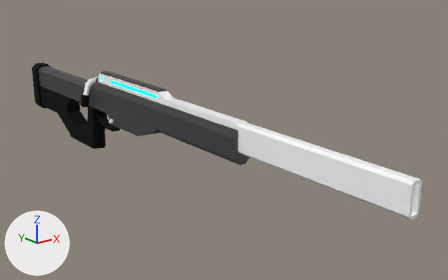
A saved change to the Blender file ProtoSniper.blend.
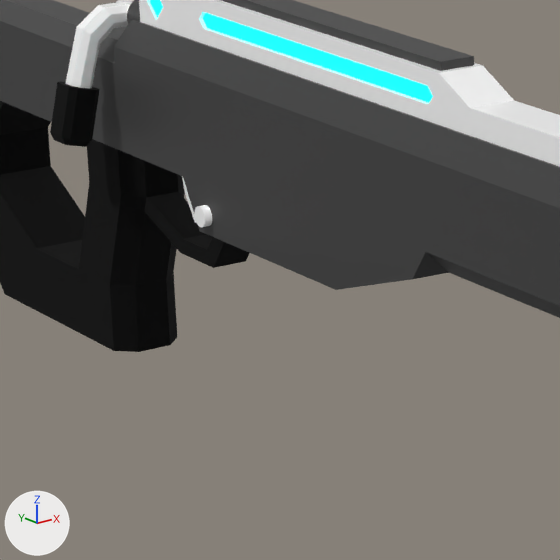
Each version is shown whole from a camera (50 mm lens) standing at (-7.91, -11.56, 3.5) and looking at (1.21, -0.16, -1.07), then close up on the part from 16% to 41% of the width and 28% to 68% of the height. The lights are fixed; the arrows at lower left show +X, +Y and +Z.

Before the edit, the objects in view are built like this:
```python
me_chamber = bpy.data.meshes.new('Chamber')
me_chamber.from_pydata(...)  # 206 vertices, 164 faces; spans x -0.54..0.11, y 2.06..4.09, z -0.7..0.11
# faces by material slot: [64, 37, 63]
me_chamber.materials.append(mat_base)  # dark grey #4c4c4c
me_chamber.materials.append(mat_handle)  # black #000000
me_chamber.materials.append(mat_slide)  # white #ffffff
me_magrelease = bpy.data.meshes.new('MagRelease')
me_magrelease.from_pydata(...)  # a 32-sided cylinder along x spanning x -0.252..0.252, y 2.835..2.951, z -1.061..-0.944
for i in [*range(0, 30), 31, 32]: me_magrelease.polygons[i].use_smooth = True
me_magrelease.materials.append(mat_slide)  # white #ffffff
me_protosniper = bpy.data.meshes.new('ProtoSniper')
me_protosniper.from_pydata(...)  # 427 vertices, 402 faces; spans x -0.26..0.26, y -6.43..8.03, z -2.09..0.22
# faces by material slot: [104, 144, 12, 142]
me_protosniper.materials.append(mat_slide)  # white #ffffff
me_protosniper.materials.append(mat_base)  # dark grey #4c4c4c
me_protosniper.materials.append(mat_glow)  # cyan #00ffff
me_protosniper.materials.append(mat_handle)  # black #000000
ob_chamber = bpy.data.objects.new('Chamber', me_chamber)
ob_chamber.location = (0.0, 0.0, -0.091)
ob_magrelease = bpy.data.objects.new('MagRelease', me_magrelease)
ob_magrelease.location = (0.0, 0.0, 0.0)
ob_protosniper = bpy.data.objects.new('ProtoSniper', me_protosniper)
ob_protosniper.location = (0.0, 0.0, 0.0)
```
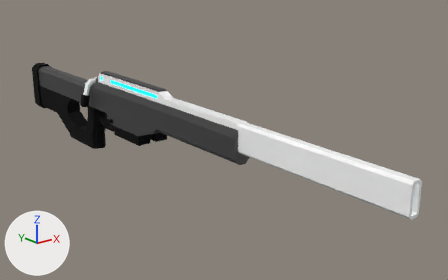
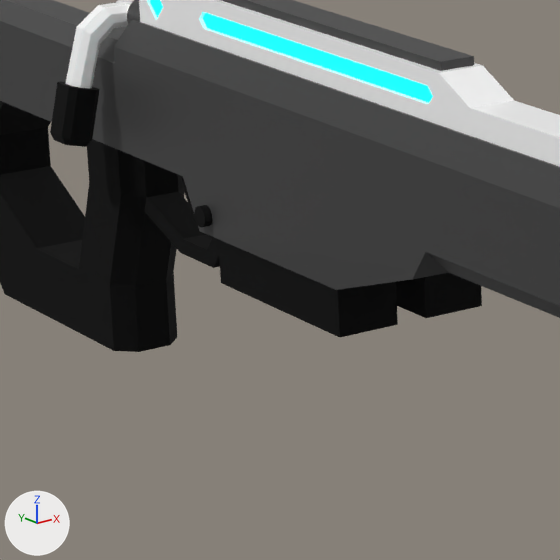
Boxes (x1, y1, x2, y2) around the edits, measured in the close-ups (560 x 560 px):
'Magazine', added (black): after (218, 239, 482, 337)
'MagRelease', recoloured (white to black): (194, 205, 212, 227) in both

Diff of the bpy script that builds the scene:
```diff
--- a/ProtoSniper.blend.py
+++ b/ProtoSniper.blend.py
@@ me_magrelease @@
 me_magrelease.from_pydata(...)  # 64 vertices, 34 faces; spans x -0.252..0.252, y 2.835..2.951, z -1.061..-0.944
-me_magrelease.materials.append(mat_slide)  # white #ffffff
+me_magrelease.materials.append(mat_handle)  # black #000000
@@ me_magazine @@
+me_magazine.from_pydata(...)  # 84 vertices, 80 faces; spans x -0.175..0.7, y 1.599..2.839, z -1.378..-0.712
+# faces by material slot: [48, 28, 4]
+me_magazine.materials.append(mat_slide)  # white #ffffff
+me_magazine.materials.append(mat_handle)  # black #000000
+me_magazine.materials.append(mat_glow)  # cyan #00ffff
@@ ob_magazine @@
+ob_magazine = bpy.data.objects.new('Magazine', me_magazine)
+ob_magazine.location = (0.0, 0.0, 0.0)
```
